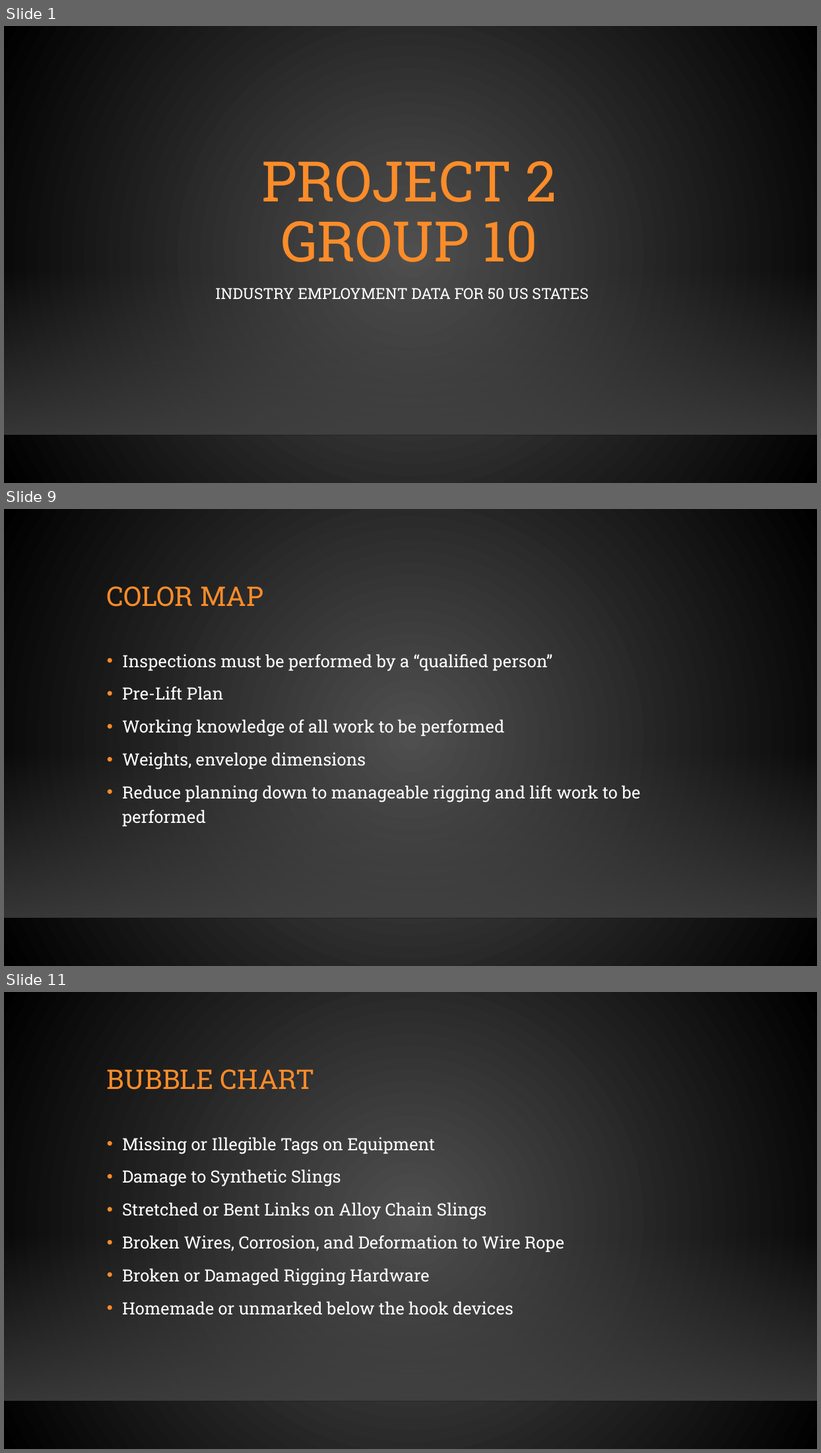
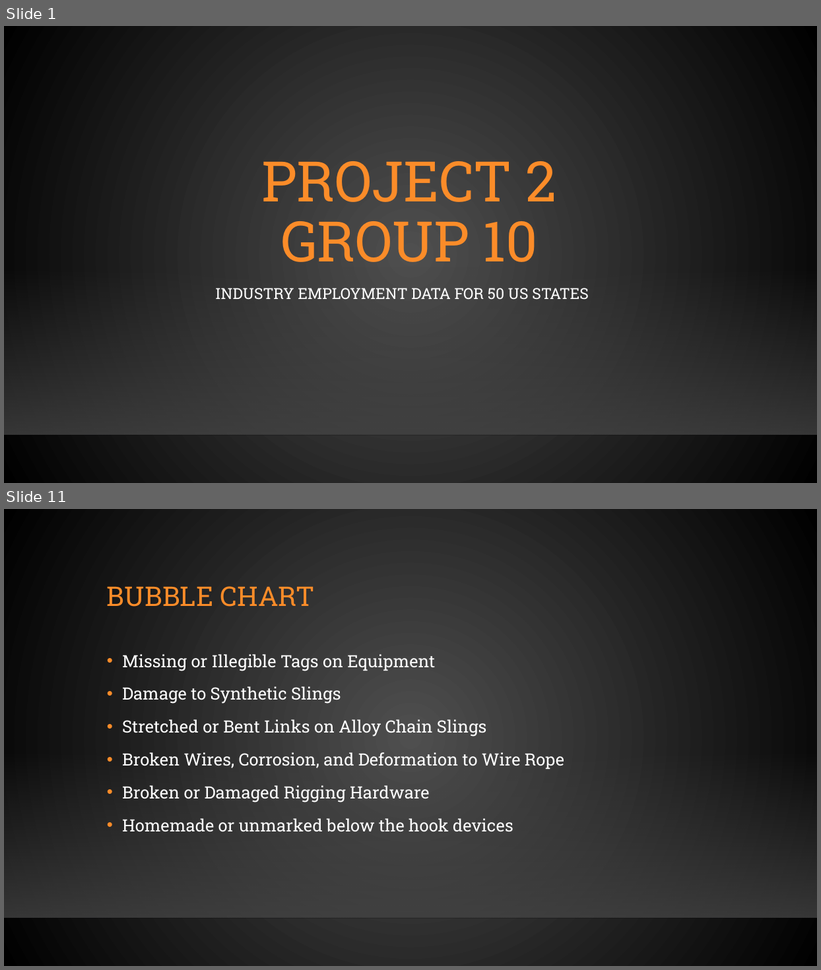
Before and after one commit to jobongie/group10_project2, a slide deck: Project_2_Group_10.pptx. Shown one above the other, each under a label of ours: slides 1, 9 and 11 before the commit, slides 1 and 11 after it; the slides between them are not shown. The pictures are 821x1453 and 821x970 pixels, drawn with LibreOffice and Linux fonts; fonts in the diff are those of the drawing; background and template pictures are left out. Boxes give left, top, right and bottom in pixels: in the first picture for what was removed or moved away, otherwise in the second. Text is boxed around its words. In the diff, an @@ line names an element or a change of style, - is before the commit and + after.

```diff
--- a/Project_2_Group_10.pptx
+++ b/Project_2_Group_10.pptx
@@ slide 9 removed at [4, 509, 817, 966], background gradient #505050 to #000000; not listed: 2 template elements that a slide beside it also shows @@
@@ title removed at [107, 586, 263, 607] @@
-COLOR MAP
@@ text removed at [122, 654, 640, 826] @@
-• Inspections must be performed by a “qualified person”
-• Pre-Lift Plan
-• Working knowledge of all work to be performed
-• Weights, envelope dimensions
-• Reduce planning down to manageable rigging and lift work to be performed
```
Also in this commit, not shown: 6 slides changed, 8 slides added, 6 other slides removed, 58 other files.
